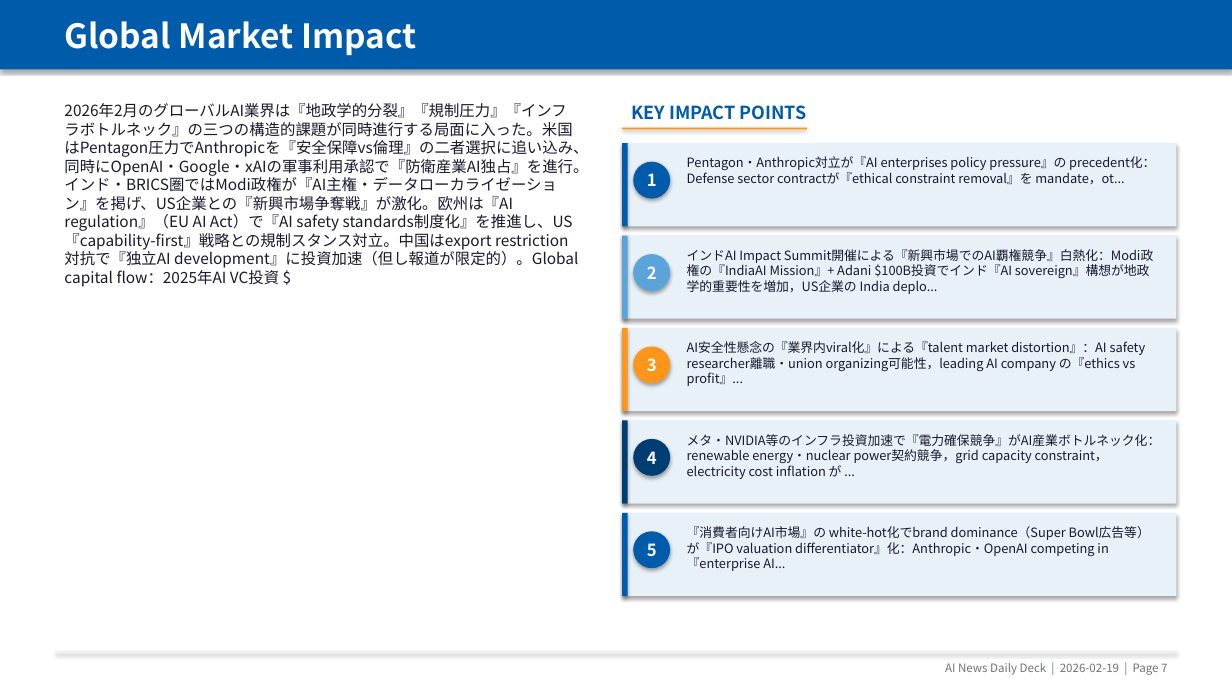
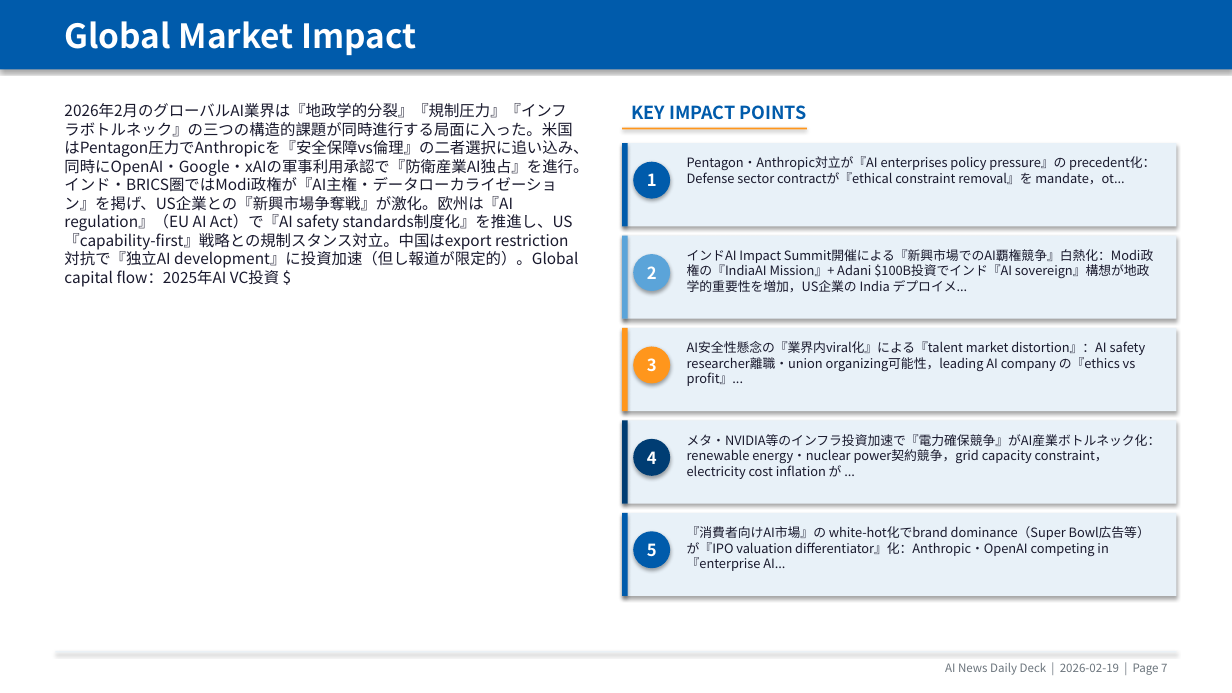
Before and after one commit to chel2311/ai-news-deck-reports, a slide deck: slide 8 of 2026-02-19/report_2026-02-19.pptx. Drawn at 1232x693 pixels with LibreOffice and Linux fonts; fonts in the diff are those of the drawing. Boxes give left, top, right and bottom in pixels: in the first picture for what was removed or moved away, otherwise in the second. Text is boxed around its words. In the diff, an @@ line names an element or a change of style, - is before the commit and + after.

```diff
--- a/2026-02-19/report_2026-02-19.pptx
+++ b/2026-02-19/report_2026-02-19.pptx
@@ text at box(687, 249, 1153, 292): text changed @@
-インドAI Impact Summit開催による『新興市場でのAI覇権競争』白熱化：Modi政権の『IndiaAI Mission』+ Adani $100B投資でインド『AI sovereign』構想が地政学的重要性を増加，US企業の India deplo...
+インドAI Impact Summit開催による『新興市場でのAI覇権競争』白熱化：Modi政権の『IndiaAI Mission』+ Adani $100B投資でインド『AI sovereign』構想が地政学的重要性を増加，US企業の India デプロイメ...
```
Also in this commit, not shown: 5 other slides changed, 3 other files.
